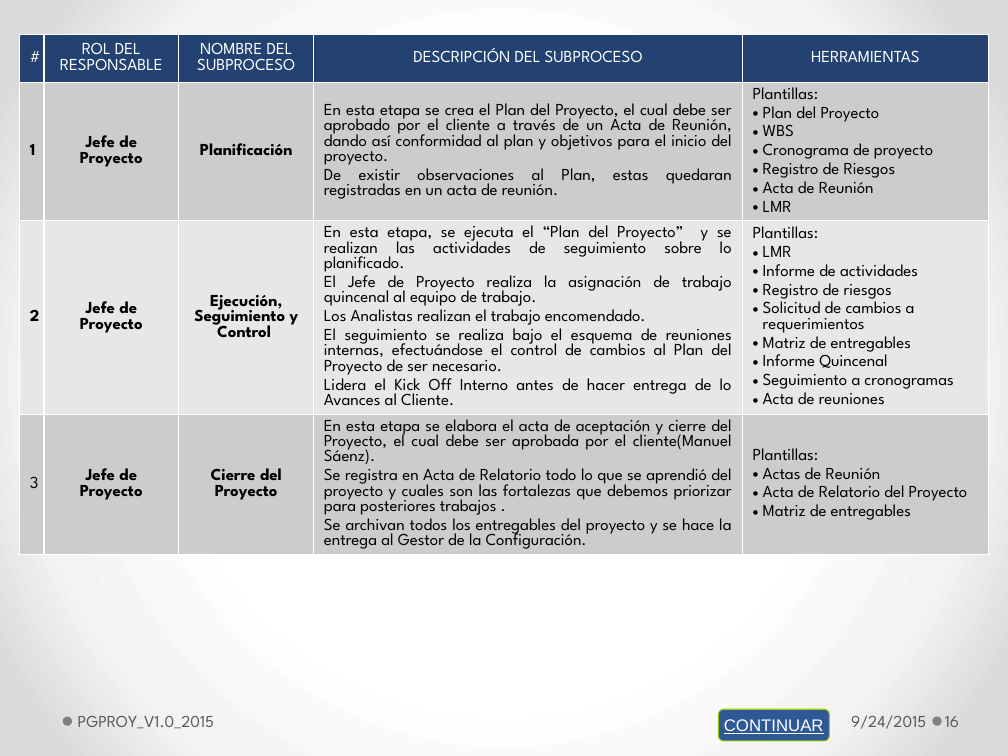
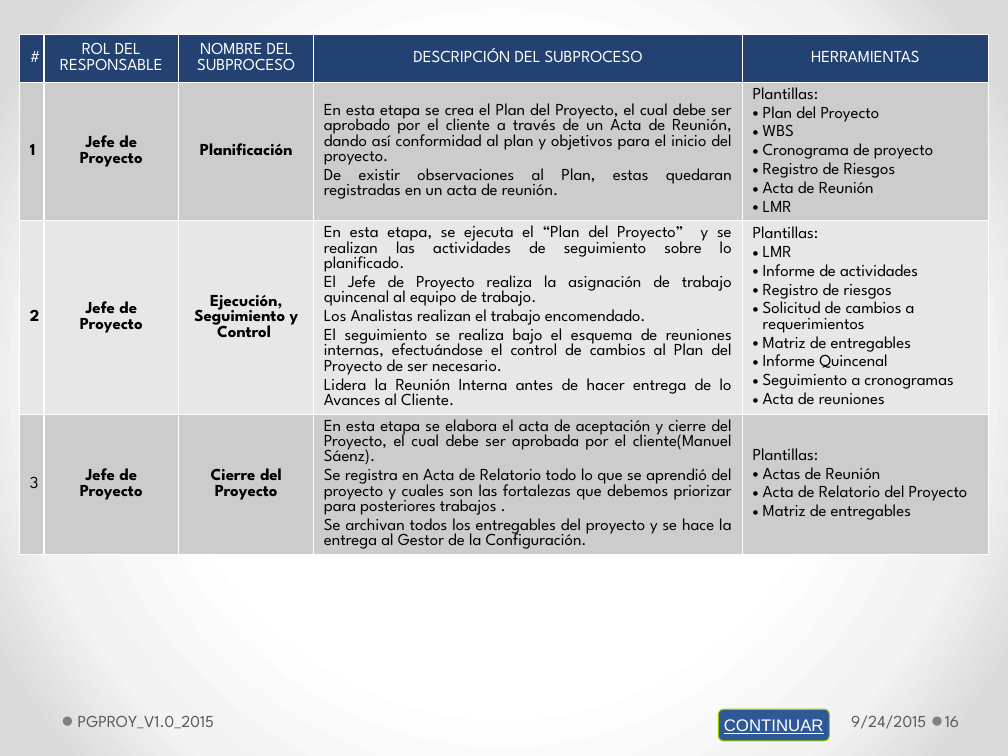
Before and after one commit to lowrider80/UTP-GPS-ALARM, a slide deck: slide 16 of Area_de_Proceso-_PP-PMC/PGPROY_V1.0_2015.pptx. Drawn at 1008x756 pixels with LibreOffice and Linux fonts; fonts in the diff are those of the drawing. Boxes give left, top, right and bottom in pixels: in the first picture for what was removed or moved away, otherwise in the second. Text is boxed around its words. In the diff, an @@ line names an element or a change of style, - is before the commit and + after.

```diff
--- a/Area_de_Proceso-_PP-PMC/PGPROY_V1.0_2015.pptx
+++ b/Area_de_Proceso-_PP-PMC/PGPROY_V1.0_2015.pptx
@@ table at [20, 34, 989, 704] @@
-row 3, column 4: En esta etapa, se ejecuta el “Plan del Proyecto” y se realizan las actividades de seguimiento sobre lo planificado. / El Jefe de Proyecto realiza la asignación de trabajo quincenal al equipo de trabajo. / Los Analistas realizan el trabajo encomendado. / El seguimiento se realiza bajo el esquema de reuniones internas, efectuándose el control de cambios al Plan del Proyecto de ser necesario. / Lidera el Kick Off Interno antes de hacer entrega de lo Avances al Cliente.
+row 3, column 4: En esta etapa, se ejecuta el “Plan del Proyecto” y se realizan las actividades de seguimiento sobre lo planificado. / El Jefe de Proyecto realiza la asignación de trabajo quincenal al equipo de trabajo. / Los Analistas realizan el trabajo encomendado. / El seguimiento se realiza bajo el esquema de reuniones internas, efectuándose el control de cambios al Plan del Proyecto de ser necesario. / Lidera la Reunión Interna antes de hacer entrega de lo Avances al Cliente.
```
Also in this commit, not shown: 11 other slides changed.
